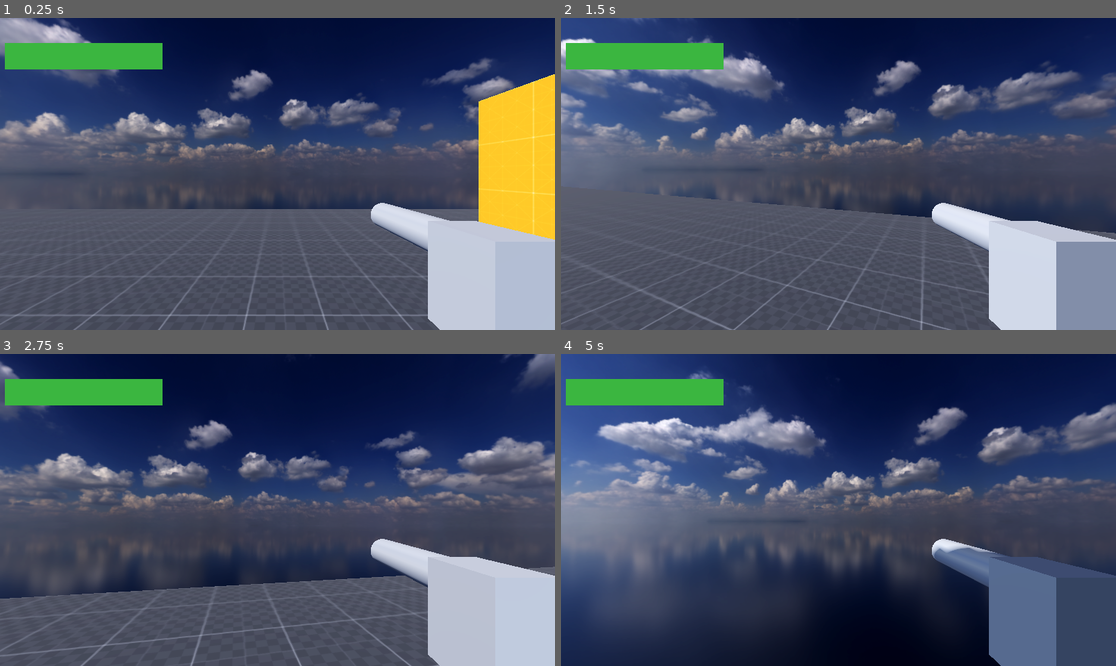
Above: before the commit, frames 1-4 (two rows, left to right).
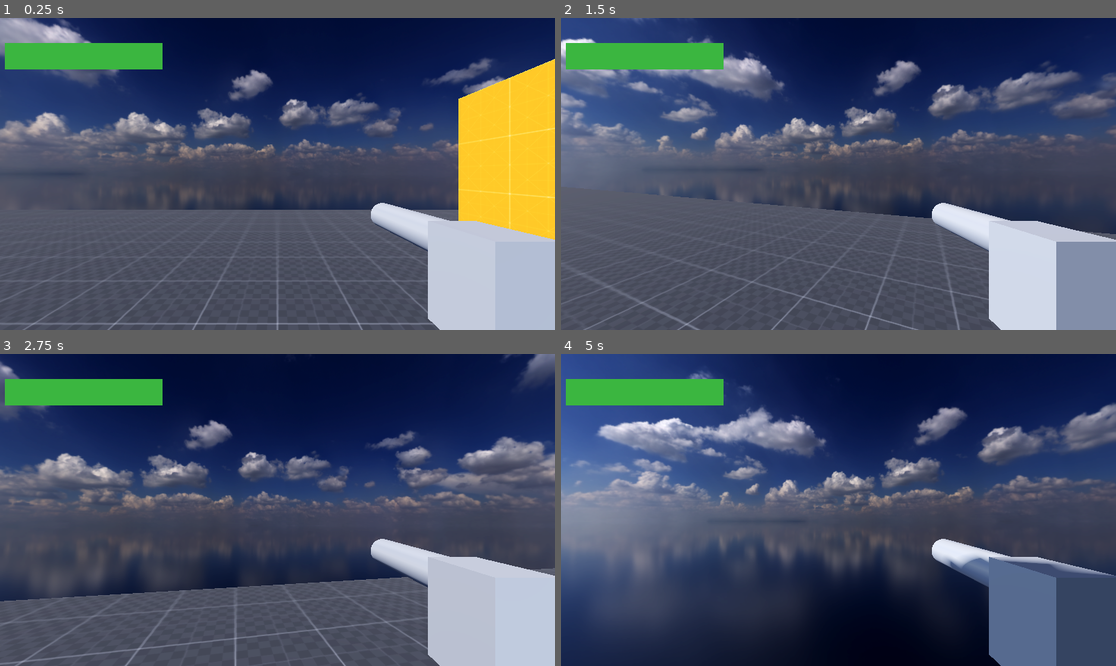
Above: after the commit, the same moments.

Repository: Inquisitor718/MadCow
Game: Godot game, scene res://scenes/main.tscn
The game is run twice, just before and just after one commit, with the same random seed, the same clock (stepped at 60 frames per second) and the same inputs.
Inputs (mouse positions are in pixels of both pictures, inside the frame that each line leads up to):
- Up to frame 1 (0.25 s): no input
- Up to frame 2 (1.5 s): tap Enter (ui_accept) at 0.5, 0.77 s; move the mouse to (866, 174) at 0.52 s; hold Ctrl (crouch) 0.53-1.28 s; hold W (forward) from 0.53 s (still down); tap Shift (sprint) at 0.8, 1.35 s; move the mouse to (810, 174) at 1.27 s
- Up to frame 3 (2.75 s): keep holding W (forward); tap Enter (ui_accept) at 1.52 s; tap Ctrl (crouch) at 1.55 s; move the mouse to (288, 503) at 2.02 s; hold Ctrl (crouch) from 2.03 s (still down); tap Shift (sprint) at 2.3 s
- Up to frame 4 (5 s): keep holding W (forward); move the mouse to (832, 516) at 2.77 s; release Ctrl (crouch) at 2.78 s; tap E (free_look) at 2.85 s; tap Enter (ui_accept) at 3.02, 3.77, 4.25, 4.52 s; tap Ctrl (crouch) at 3.05, 4.35 s; move the mouse to (877, 513) at 3.52 s; hold Shift (sprint) 3.53-4.28 s; move the mouse to (794, 506) at 4.27 s

The runs differ from the first frame. In frame 1, 4.2% of the frame differs, in the area x 0-100%, y 13-100%; in frame 2, 1.5%; in frame 3, 1.9%; in frame 4, 0.8%.

Commit message:
enemy detecting player

Diff:
--- a/madcow-decease/enemy.tscn
+++ /dev/null
@@ -1,93 +0,0 @@
-[gd_scene load_steps=2 format=3 uid="uid://5adhtyj5ddqw"]
-
-[ext_resource type="PackedScene" uid="uid://c2mut5chgtt3q" path="res://assets/Enemy/enemy.glb" id="1_7k104"]
-
-[node name="enemy" instance=ExtResource("1_7k104")]
-
-[node name="Skeleton3D" parent="Armature" index="0"]
-bones/0/position = Vector3(0.0698717, -0.559846, -90.7099)
-bones/0/rotation = Quaternion(-0.669194, -0.0990678, 0.093735, 0.730465)
-bones/1/rotation = Quaternion(0.152029, 0.0377364, 0.00602759, 0.987637)
-bones/2/position = Vector3(2.3842e-07, 16.0863, 1.01328e-06)
-bones/2/rotation = Quaternion(0.0321928, 0.0116813, -0.00587619, 0.999396)
-bones/3/position = Vector3(-4.76856e-07, 11.8114, 2.70649e-06)
-bones/3/rotation = Quaternion(0.0807589, 0.012024, -0.00643074, 0.99664)
-bones/4/rotation = Quaternion(-0.110366, 0.0119395, 0.0187303, 0.993643)
-bones/5/rotation = Quaternion(-0.124247, 0.0642148, -0.036875, 0.989484)
-bones/8/position = Vector3(9.69125, 1.21891e-05, 5.02912e-08)
-bones/10/position = Vector3(16.2726, -5.21541e-08, 6.31064e-06)
-bones/11/position = Vector3(14.6442, 23.6058, -1.93195)
-bones/11/rotation = Quaternion(0.668443, 0.388026, -0.404013, 0.489278)
-bones/12/position = Vector3(-1.59073e-06, 19.7474, -1.1496e-06)
-bones/12/rotation = Quaternion(0.492239, -0.0973372, 0.277195, 0.819384)
-bones/13/position = Vector3(-1.39887e-06, 31.2519, -3.56196e-06)
-bones/13/rotation = Quaternion(0.0104079, -0.0533668, 0.368104, 0.928193)
-bones/14/position = Vector3(6.35791e-06, 34.0267, -1.45663e-06)
-bones/14/rotation = Quaternion(0.0944606, -0.140606, 0.112461, 0.979112)
-bones/15/rotation = Quaternion(0.259957, -0.00927742, 0.258972, 0.930199)
-bones/16/position = Vector3(-6.55652e-06, 6.85811, -5.72207e-06)
-bones/16/rotation = Quaternion(0.111096, 0.0994467, -0.312395, 0.938178)
-bones/17/position = Vector3(5.00677e-06, 6.13121, -2.38421e-06)
-bones/17/rotation = Quaternion(0.329641, 0.438304, -0.376969, 0.746405)
-bones/18/position = Vector3(-2.86102e-06, 6.24948, 9.53652e-07)
-bones/19/rotation = Quaternion(0.608725, -0.0944576, -0.055417, 0.785786)
-bones/20/rotation = Quaternion(0.397768, -0.0172026, -0.0217632, 0.917067)
-bones/21/rotation = Quaternion(0.633612, -0.0340772, 0.0236874, 0.772537)
-bones/22/position = Vector3(5.48559e-06, 12.9135, 4.01348e-06)
-bones/23/position = Vector3(0.140057, 26.136, -0.0653019)
-bones/23/rotation = Quaternion(0.663839, -0.0886839, -0.117836, 0.73319)
-bones/24/position = Vector3(3.05485e-06, 6.07351, -4.40309e-06)
-bones/24/rotation = Quaternion(0.594015, 1.22009e-05, -0.000228735, 0.804454)
-bones/25/position = Vector3(-1.71612e-06, 6.2378, -2.12472e-06)
-bones/25/rotation = Quaternion(0.173141, -0.0110055, 0.00275789, 0.984832)
-bones/26/position = Vector3(-6.10465e-06, 10.948, -1.26682e-06)
-bones/27/position = Vector3(8.97222, 22.3177, 1.24144)
-bones/27/rotation = Quaternion(0.611087, -0.168653, -0.125361, 0.76316)
-bones/28/position = Vector3(-1.28551e-05, 7.42184, -7.30282e-06)
-bones/28/rotation = Quaternion(0.430518, -0.00356474, -0.00772083, 0.902542)
-bones/29/rotation = Quaternion(0.337557, 0.0301931, -0.0889757, 0.936604)
-bones/30/position = Vector3(8.07555e-06, 8.47875, -2.68076e-06)
-bones/31/rotation = Quaternion(0.657694, -0.415326, 0.302449, 0.550879)
-bones/32/position = Vector3(-1.01163e-05, 19.7473, 1.32554e-05)
-bones/32/rotation = Quaternion(0.461963, 0.128841, -0.340028, 0.808932)
-bones/33/position = Vector3(5.031e-06, 31.2519, 3.25339e-06)
-bones/33/rotation = Quaternion(-0.0458735, 0.110657, -0.484817, 0.866374)
-bones/34/position = Vector3(1.02218e-06, 34.0267, 6.26264e-06)
-bones/34/rotation = Quaternion(0.0500719, 0.160248, -0.153208, 0.973828)
-bones/35/rotation = Quaternion(0.143652, -0.174296, -0.255857, 0.939959)
-bones/36/position = Vector3(7.15195e-06, 6.85891, 1.19234e-06)
-bones/36/rotation = Quaternion(0.112419, 0.14216, 0.350947, 0.918689)
-bones/37/position = Vector3(-4.64913e-06, 6.1307, -2.38413e-06)
-bones/37/rotation = Quaternion(0.0758991, -0.0457877, 0.442199, 0.892526)
-bones/38/position = Vector3(2.38419e-06, 6.24911, -5.96023e-07)
-bones/39/position = Vector3(9.66395, 22.4681, 1.193)
-bones/39/rotation = Quaternion(0.270657, -0.141022, 0.0468362, 0.951138)
-bones/40/position = Vector3(-7.44598e-06, 10.042, 2.39107e-06)
-bones/40/rotation = Quaternion(0.832976, 0.00305271, -0.000139968, 0.553301)
-bones/41/rotation = Quaternion(0.286724, -0.0100463, 0.0136845, 0.957863)
-bones/42/position = Vector3(4.33271e-06, 12.914, -3.53917e-06)
-bones/43/rotation = Quaternion(0.774977, -0.0136502, 0.0916337, 0.625162)
-bones/44/position = Vector3(6.96809e-06, 6.07298, 2.10828e-06)
-bones/44/rotation = Quaternion(0.507677, -2.75733e-05, 0.000194585, 0.861547)
-bones/45/rotation = Quaternion(0.270979, -0.0165373, 0.00150885, 0.962442)
-bones/46/position = Vector3(2.66792e-06, 10.948, 7.43486e-07)
-bones/47/rotation = Quaternion(0.799094, 0.036228, 0.086637, 0.593826)
-bones/48/position = Vector3(7.81621e-06, 7.42099, -6.3481e-07)
-bones/48/rotation = Quaternion(0.352358, -0.00445775, 0.00172077, 0.935853)
-bones/49/position = Vector3(-8.09824e-06, 3.712, -2.75005e-07)
-bones/49/rotation = Quaternion(0.431496, -0.0089729, -0.00382635, 0.902062)
-bones/50/position = Vector3(9.43353e-07, 8.47802, 3.71863e-06)
-bones/51/position = Vector3(11.6219, -7.59107, -0.713598)
-bones/51/rotation = Quaternion(0.0454094, 0.337767, 0.936908, -0.077807)
-bones/52/rotation = Quaternion(-0.374124, -0.0370121, 0.0214162, 0.926392)
-bones/53/rotation = Quaternion(0.537787, -0.128896, 0.0991097, 0.827253)
-bones/54/rotation = Quaternion(0.25635, -0.0857987, -0.0338121, 0.962175)
-bones/55/position = Vector3(-2.01794e-06, 14.7827, 1.78628e-06)
-bones/56/rotation = Quaternion(-0.100114, 0.167055, 0.975329, 0.103942)
-bones/57/position = Vector3(2.99675e-07, 37.306, -5.16052e-07)
-bones/57/rotation = Quaternion(-0.374531, 0.0576906, -0.000461799, 0.925418)
-bones/58/rotation = Quaternion(0.650933, 0.171141, -0.0395563, 0.738534)
-bones/59/rotation = Quaternion(0.264428, 0.0849399, 0.0313069, 0.960147)
-bones/60/position = Vector3(-1.31344e-06, 14.7826, -1.07964e-06)
-bones/62/position = Vector3(9.67432, -6.89007e-07, -1.25669e-06)
-bones/63/position = Vector3(13.6892, -4.92516e-06, -1.32016e-06)
--- /dev/null
+++ b/madcow-decease/prev_player.tscn
@@ -0,0 +1,34 @@
+[gd_scene load_steps=4 format=3 uid="uid://dfd2ldui5k7vh"]
+
+[ext_resource type="Script" uid="uid://bepvssds3fs57" path="res://scripts/Movement.gd" id="1_mqy3m"]
+
+[sub_resource type="CapsuleShape3D" id="CapsuleShape3D_0wfyh"]
+
+[sub_resource type="CapsuleShape3D" id="CapsuleShape3D_sugp2"]
+height = 1.2
+
+[node name="Player" type="CharacterBody3D"]
+visible = false
+script = ExtResource("1_mqy3m")
+
+[node name="StandingCollisionShape3D" type="CollisionShape3D" parent="."]
+shape = SubResource("CapsuleShape3D_0wfyh")
+
+[node name="CrouchingCollisionShape3D" type="CollisionShape3D" parent="."]
+transform = Transform3D(1, 0, 0, 0, 1, 0, 0, 0, 1, 0, -0.4, 0)
+shape = SubResource("CapsuleShape3D_sugp2")
+disabled = true
+
+[node name="RayCast3D" type="RayCast3D" parent="."]
+transform = Transform3D(1, 0, 0, 0, -2, 1.50996e-07, 0, -3.01992e-07, -1, 0, -1, 0)
+debug_shape_custom_color = Color(0, 0, 0.756863, 1)
+debug_shape_thickness = 3
+
+[node name="neck" type="Node3D" parent="."]
+transform = Transform3D(-4.37114e-08, 0, -1, 0, 1, 0, 1, 0, -4.37114e-08, 0, 0.8, 0)
+
+[node name="head" type="Node3D" parent="neck"]
+
+[node name="eyes" type="Node3D" parent="neck/head"]
+
+[node name="Camera3D" type="Camera3D" parent="neck/head/eyes"]
--- a/madcow-decease/project.godot
+++ b/madcow-decease/project.godot
@@ -18,6 +18,7 @@
 [global_group]
 
 player_S=""
+enemy=""
 
 [input]
 
--- /dev/null
+++ b/madcow-decease/scenes/enemy.tscn
@@ -0,0 +1,30 @@
+[gd_scene load_steps=5 format=3 uid="uid://tsm6exwrjrfv"]
+
+[ext_resource type="Script" uid="uid://brv1nspojru0m" path="res://scripts/good_enemy.gd" id="1_7p1mj"]
+
+[sub_resource type="CapsuleShape3D" id="CapsuleShape3D_tbgi4"]
+
+[sub_resource type="CapsuleMesh" id="CapsuleMesh_tefeu"]
+lightmap_size_hint = Vector2i(17, 14)
+
+[sub_resource type="SphereShape3D" id="SphereShape3D_md0e3"]
+radius = 8.0
+
+[node name="enemy" type="CharacterBody3D" groups=["enemy"]]
+script = ExtResource("1_7p1mj")
+
+[node name="CollisionShape3D" type="CollisionShape3D" parent="."]
+transform = Transform3D(1, 0, 0, 0, 1, 0, 0, 0, 1, 0, 1, 0)
+shape = SubResource("CapsuleShape3D_tbgi4")
+
+[node name="MeshInstance3D" type="MeshInstance3D" parent="."]
+transform = Transform3D(1, 0, 0, 0, 1, 0, 0, 0, 1, 0, 1, 0)
+mesh = SubResource("CapsuleMesh_tefeu")
+
+[node name="NavigationAgent3D" type="NavigationAgent3D" parent="."]
+path_height_offset = 0.2
+
+[node name="ShapeCast3D" type="ShapeCast3D" parent="."]
+transform = Transform3D(1, 0, 0, 0, 1, 0, 0, 0, 1, 0, 2, 0)
+shape = SubResource("SphereShape3D_md0e3")
+collision_mask = 16
--- a/madcow-decease/scenes/level.tscn
+++ b/madcow-decease/scenes/level.tscn
@@ -1,9 +1,7 @@
-[gd_scene load_steps=7 format=3 uid="uid://ccb1x31rk1xrh"]
+[gd_scene load_steps=5 format=3 uid="uid://ccb1x31rk1xrh"]
 
 [ext_resource type="Texture2D" uid="uid://ddvi8x568u7vh" path="res://assets/textures/dev/grids/Dark/texture_07.png" id="1_2q6dc"]
 [ext_resource type="Texture2D" uid="uid://cumosmcfe46rx" path="res://assets/textures/dev/grids/Orange/texture_05.png" id="2_w7c3h"]
-[ext_resource type="PackedScene" uid="uid://dp4pqolg4d6ry" path="res://scenes/player_S_.tscn" id="3_w8frs"]
-[ext_resource type="PackedScene" uid="uid://mx076i2bgxwe" path="res://scenes/test_enemy.tscn" id="4_mx8sn"]
 
 [sub_resource type="StandardMaterial3D" id="StandardMaterial3D_j1pjq"]
 albedo_texture = ExtResource("1_2q6dc")
@@ -26,9 +24,3 @@
 transform = Transform3D(1, 0, 0, 0, 1, 0, 0, 0, 1, 4.5, 2.25, 0)
 size = Vector3(1, 3.5, 8)
 material = SubResource("StandardMaterial3D_w8frs")
-
-[node name="Player" parent="." instance=ExtResource("3_w8frs")]
-transform = Transform3D(1, 0, 0, 0, 1, 0, 0, 0, 1, -0.59694, 1.53298, 0.65011)
-
-[node name="test_enemy" parent="." instance=ExtResource("4_mx8sn")]
-transform = Transform3D(1, 0, 0, 0, 1, 0, 0, 0, 1, -6, 1, 0)
--- a/madcow-decease/scenes/main.tscn
+++ b/madcow-decease/scenes/main.tscn
@@ -1,8 +1,10 @@
-[gd_scene load_steps=9 format=3 uid="uid://bumv6bik85j7x"]
+[gd_scene load_steps=10 format=3 uid="uid://bumv6bik85j7x"]
 
 [ext_resource type="Texture2D" uid="uid://brivwk7k870tw" path="res://assets/hdris/kloofendal_48d_partly_cloudy_puresky_2k.hdr" id="1_sugp2"]
+[ext_resource type="Script" uid="uid://d20gurh7up6ru" path="res://scripts/main.gd" id="1_tbgi4"]
 [ext_resource type="PackedScene" uid="uid://ccb1x31rk1xrh" path="res://scenes/level.tscn" id="2_jyhfs"]
-[ext_resource type="Script" uid="uid://bepvssds3fs57" path="res://scripts/Movement.gd" id="3_sugp2"]
+[ext_resource type="PackedScene" uid="uid://dp4pqolg4d6ry" path="res://scenes/player_S_.tscn" id="2_sugp2"]
+[ext_resource type="PackedScene" uid="uid://tsm6exwrjrfv" path="res://scenes/enemy.tscn" id="5_tbgi4"]
 
 [sub_resource type="PanoramaSkyMaterial" id="PanoramaSkyMaterial_sugp2"]
 panorama = ExtResource("1_sugp2")
@@ -17,12 +19,13 @@
 tonemap_mode = 2
 glow_enabled = true
 
-[sub_resource type="CapsuleShape3D" id="CapsuleShape3D_0wfyh"]
-
-[sub_resource type="CapsuleShape3D" id="CapsuleShape3D_sugp2"]
-height = 1.2
+[sub_resource type="NavigationMesh" id="NavigationMesh_jyhfs"]
+vertices = PackedVector3Array(4.5, 1, 9.5, 4.5, 1, 4.75, 3.5, 1, 4.5, -49.5, 1, 9.5, 3.5, 1, -4.25, 4.75, 1, -4.5, 4.75, 1, -9.5, -49.5, 1, -9.5, 5.75, 1, -4.25, 49.5, 1, -9.5, 5.75, 1, 4.25, 49.5, 1, 9.5)
+polygons = [PackedInt32Array(1, 0, 2), PackedInt32Array(2, 0, 3), PackedInt32Array(5, 4, 6), PackedInt32Array(6, 4, 7), PackedInt32Array(2, 3, 4), PackedInt32Array(4, 3, 7), PackedInt32Array(5, 6, 8), PackedInt32Array(8, 6, 9), PackedInt32Array(1, 10, 0), PackedInt32Array(0, 10, 11), PackedInt32Array(8, 9, 10), PackedInt32Array(10, 9, 11)]
+agent_height = 2.0
 
 [node name="Main" type="Node3D"]
+script = ExtResource("1_tbgi4")
 
 [node name="DirectionalLight3D" type="DirectionalLight3D" parent="."]
 transform = Transform3D(-0.737012, 0.248238, -0.628642, -0.673885, -0.341298, 0.655282, -0.0518887, 0.906583, 0.418825, 0, 8.17773, 0)
@@ -33,30 +36,14 @@
 [node name="WorldEnvironment" type="WorldEnvironment" parent="."]
 environment = SubResource("Environment_tipki")
 
-[node name="level" parent="." instance=ExtResource("2_jyhfs")]
+[node name="Player" parent="." instance=ExtResource("2_sugp2")]
+transform = Transform3D(1, 0, 0, 0, 1, 0, 0, 0, 1, 0, 1.5, 0.5)
 
-[node name="Player" type="CharacterBody3D" parent="."]
-transform = Transform3D(1, 0, 0, 0, 1, 0, 0, 0, 1, -4, 1.5, 0)
-script = ExtResource("3_sugp2")
+[node name="NavigationRegion3D" type="NavigationRegion3D" parent="."]
+navigation_mesh = SubResource("NavigationMesh_jyhfs")
 
-[node name="StandingCollisionShape3D" type="CollisionShape3D" parent="Player"]
-shape = SubResource("CapsuleShape3D_0wfyh")
+[node name="level" parent="NavigationRegion3D" instance=ExtResource("2_jyhfs")]
 
-[node name="CrouchingCollisionShape3D" type="CollisionShape3D" parent="Player"]
-transform = Transform3D(1, 0, 0, 0, 1, 0, 0, 0, 1, 0, -0.4, 0)
-shape = SubResource("CapsuleShape3D_sugp2")
-disabled = true
-
-[node name="RayCast3D" type="RayCast3D" parent="Player"]
-transform = Transform3D(1, 0, 0, 0, -2, 1.50996e-07, 0, -3.01992e-07, -1, 0, -1, 0)
-debug_shape_custom_color = Color(0, 0, 0.756863, 1)
-debug_shape_thickness = 3
-
-[node name="neck" type="Node3D" parent="Player"]
-transform = Transform3D(-4.37114e-08, 0, -1, 0, 1, 0, 1, 0, -4.37114e-08, 0, 0.8, 0)
-
-[node name="head" type="Node3D" parent="Player/neck"]
-
-[node name="eyes" type="Node3D" parent="Player/neck/head"]
-
-[node name="Camera3D" type="Camera3D" parent="Player/neck/head/eyes"]
+[node name="enemy" parent="." node_paths=PackedStringArray("navigation_region") instance=ExtResource("5_tbgi4")]
+transform = Transform3D(1, 0, 0, 0, 1, 0, 0, 0, 1, 10.5, 0.5, 0)
+navigation_region = NodePath("../NavigationRegion3D")
--- a/madcow-decease/scenes/player_S_.tscn
+++ b/madcow-decease/scenes/player_S_.tscn
@@ -11,6 +11,7 @@
 bg_color = Color(0.229933, 0.712038, 0.249773, 1)
 
 [node name="Player" type="CharacterBody3D" groups=["player_S"]]
+collision_layer = 17
 script = ExtResource("1_gkn25")
 
 [node name="CollisionShape3D" type="CollisionShape3D" parent="."]
--- a/madcow-decease/scenes/test_enemy.tscn
+++ /dev/null
@@ -1,24 +0,0 @@
-[gd_scene load_steps=4 format=3 uid="uid://mx076i2bgxwe"]
-
-[ext_resource type="Script" uid="uid://bcgkgd6b61xqb" path="res://scripts/test_enemy.gd" id="1_h17bh"]
-
-[sub_resource type="BoxShape3D" id="BoxShape3D_7ibm0"]
-
-[sub_resource type="BoxShape3D" id="BoxShape3D_h17bh"]
-
-[node name="test_enemy" type="CharacterBody3D"]
-script = ExtResource("1_h17bh")
-
-[node name="CollisionShape3D" type="CollisionShape3D" parent="."]
-transform = Transform3D(0.5, 0, 0, 0, 0.5, 0, 0, 0, 0.5, 0, 0, 0)
-shape = SubResource("BoxShape3D_7ibm0")
-debug_color = Color(0, 0.6, 0.701961, 1)
-
-[node name="hitbox" type="Area3D" parent="."]
-
-[node name="CollisionShape3D" type="CollisionShape3D" parent="hitbox"]
-transform = Transform3D(1.2, 0, 0, 0, 1.2, 0, 0, 0, 1.2, 0, 0, 0)
-shape = SubResource("BoxShape3D_h17bh")
-debug_color = Color(0, 0.6, 0.701961, 1)
-
-[connection signal="body_entered" from="hitbox" to="." method="_on_hitbox_body_entered"]
--- a/madcow-decease/scripts/Player_S.gd
+++ b/madcow-decease/scripts/Player_S.gd
@@ -4,6 +4,9 @@
 var direction = Vector3.ZERO
 
 var on_floor := true
+var walking = false
+var sprinting = false
+var crouching = false
 
 #health system
 @export var health =  100
@@ -55,8 +58,6 @@
 	Input.set_mouse_mode(Input.MOUSE_MODE_CAPTURED)
 	default_pos = head.position
 
-
-
 func _input(event):
 	if event is InputEventMouseMotion:
 		rotate_y(deg_to_rad((event.relative.x) * mouse_sens * -1))
@@ -74,14 +75,23 @@
 		pcap.shape.height -= dcrouch_speed * delta
 		pcap.shape.height = clamp(pcap.shape.height, 0.72 , 2)
 		speed_now = speed_crouch
+		crouching = true
+		walking = false
+		sprinting = false
 	else:
 		pcap.shape.height += ucrouch_speed * delta
 		pcap.shape.height = clamp(pcap.shape.height, 0.72, 2)
 		if abs(pcap.shape.height - 2.0) < 0.01:
 			if Input.is_action_pressed("sprint") && is_on_floor():
 				speed_now = speed_sprint
+				crouching = false
+				walking = false
+				sprinting = true
 			else:
 				speed_now = speed_walk
+				crouching = false
+				walking = true
+				sprinting = false
 
 
 	# Add the gravity.
--- /dev/null
+++ b/madcow-decease/scripts/enemy.gd
@@ -0,0 +1,22 @@
+extends CharacterBody3D
+@onready var nav: NavigationAgent3D = $NavigationAgent3D
+
+const speed = 2.0
+const gravity = 10.0
+
+
+func _physics_process(delta: float) -> void:
+	if not is_on_floor():
+		velocity.y -= gravity * delta
+	else:
+		velocity.y -= 2
+	var next_location = nav.get_next_path_position()
+	var current_location = global_transform.origin
+	var new_velocity = (next_location - current_location).normalized() * speed
+
+	velocity = velocity.move_toward(new_velocity,0.25)
+
+	move_and_slide()
+
+func target_position(target):
+	nav.target_position = target
--- /dev/null
+++ b/madcow-decease/scripts/good_enemy.gd
@@ -0,0 +1,32 @@
+extends CharacterBody3D
+
+@export var movement_speed: float = 1.0
+@export var navigation_region: NavigationRegion3D
+@onready var navigation_agent: NavigationAgent3D = get_node("NavigationAgent3D")
+
+func _ready():
+	navigation_agent.velocity_computed.connect(Callable(_on_velocity_computed))
+	patroll()
+func set_movement_target(movement_target: Vector3):
+	navigation_agent.set_target_position(movement_target)
+func _physics_process(delta):
+	if $ShapeCast3D.is_colliding():
+		set_movement_target($ShapeCast3D.get_collider(0).global_position)
+	if navigation_agent.is_navigation_finished():
+		patroll()
+		return
+
+	var next_path_position: Vector3 = navigation_agent.get_next_path_position()
+	var new_velocity: Vector3 = global_position.direction_to(next_path_position) * movement_speed
+	if navigation_agent.avoidance_enabled:
+		navigation_agent.velocity = new_velocity
+	else:
+		_on_velocity_computed(new_velocity)
+
+func _on_velocity_computed(safe_velocity: Vector3):
+	velocity = safe_velocity
+	move_and_slide()
+func patroll():
+	var vertices = navigation_region.navigation_mesh.get_vertices()
+	if vertices.size() > 0:
+		set_movement_target(vertices[randi_range(0, vertices.size() - 1)])
--- /dev/null
+++ b/madcow-decease/scripts/main.gd
@@ -0,0 +1,7 @@
+extends Node3D
+
+@onready var target = $Player
+
+
+func _process(delta: float) -> void:
+	get_tree().call_group("enemy", "target_position", target.global_transform.origin)
--- a/madcow-decease/scripts/test_enemy.gd
+++ /dev/null
@@ -1,17 +0,0 @@
-extends CharacterBody3D
-
-
-# Called when the node enters the scene tree for the first time.
-func _ready() -> void:
-	pass # Replace with function body.
-
-
-# Called every frame. 'delta' is the elapsed time since the previous frame.
-func _process(delta: float) -> void:
-	pass
-
-
-func _on_hitbox_body_entered(body):
-	if body.is_in_group("player_S"):
-		get_tree().call_group("player_S", "dmg", 10)
-		print("entered")
Not shown, added: madcow-decease/scripts/enemy.gd.uid
Not shown, added: madcow-decease/scripts/good_enemy.gd.uid
Not shown, added: madcow-decease/scripts/main.gd.uid
Not shown, removed: madcow-decease/scripts/test_enemy.gd.uid
